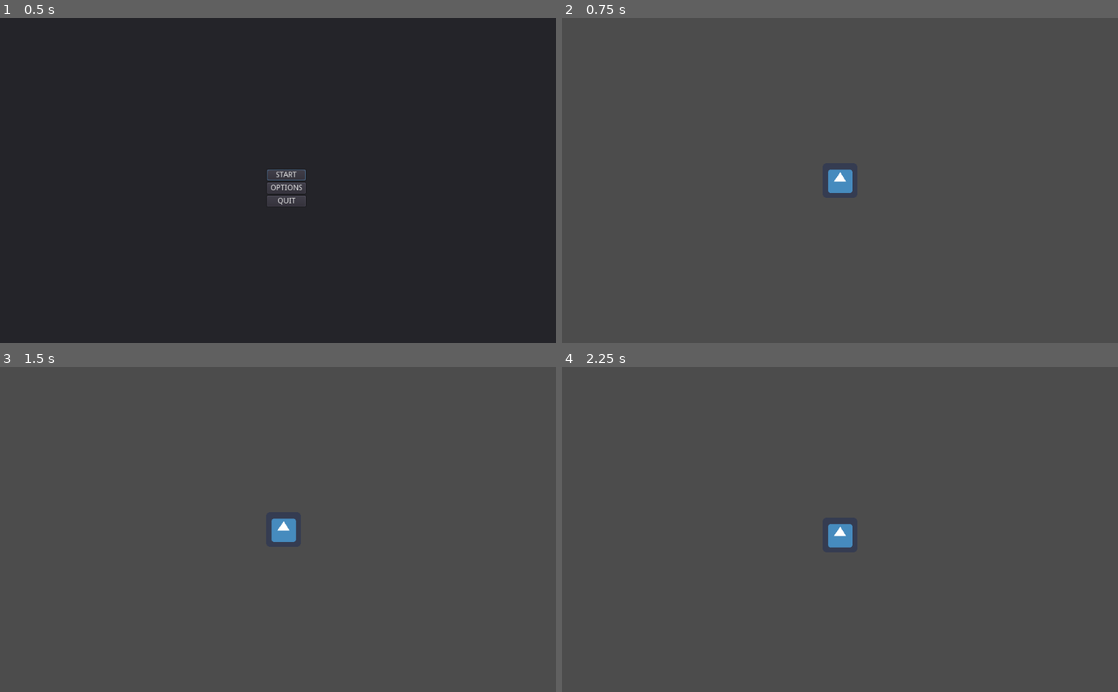
Above: before the commit, frames 1-4 (two rows, left to right).
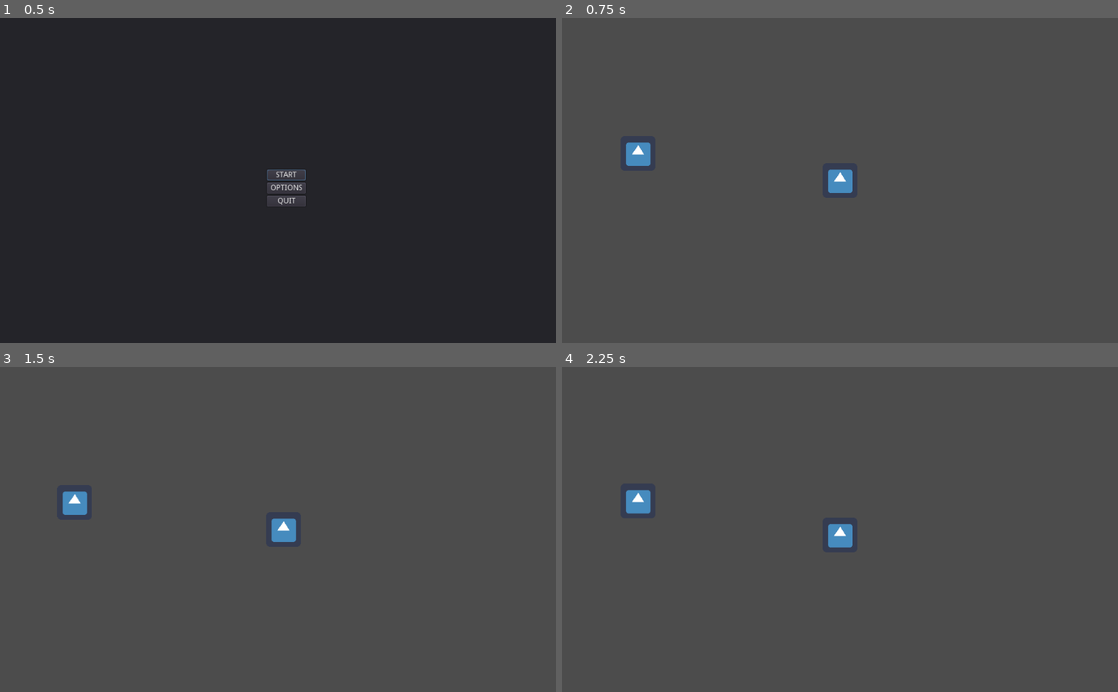
Above: after the commit, the same moments.

Repository: Collins-Simon/ChairKnight
Game: Godot game, scene res://Scenes/Menu/MenuSystem.tscn
Two runs of this game, one before a commit and one after it. Both use one fixed random seed, a clock stepped at 60 frames per second and the inputs below. The engine's default icon, where the game draws it, is replaced by a stand-in: a white triangle on a blue panel in a dark square.
Inputs (mouse positions are in pixels of both pictures, inside the frame that each line leads up to):
- Up to frame 1 (0.5 s): no input
- Up to frame 2 (0.75 s): click "START" at 0.5 s
- Up to frame 3 (1.5 s): tap Enter at 1.25 s; move the mouse to (278, 529) at 1.27 s; hold Right (ui_right) from 1.28 s (still down); tap R at 1.35 s; click (278, 529) at 1.42 s
- Up to frame 4 (2.25 s): tap Space at 1.52 s; move the mouse to (728, 545) at 2.02 s; release Right (ui_right) at 2.03 s; hold Down (ui_down) from 2.03 s (still down); tap R at 2.1 s

Frame 1 is identical in both runs. In frame 2, 0.3% of the frame differs, in the area x 11-16%, y 38-46%; in frame 3, 0.3%; in frame 4, 0.3%.

Commit message:
#16, Make GrappleTarget.gd inheritable and make GrappleArea.tscn a composition component
This lets any physics body scene easily become a grapple target. I also created a Pillar scene to demonstrate this.

Diff:
--- a/Chair Knight/Scenes/Characters/Player.tscn
+++ b/Chair Knight/Scenes/Characters/Player.tscn
@@ -2,7 +2,6 @@
 
 [ext_resource path="res://Scenes/Characters/Player.gd" type="Script" id=1]
 [ext_resource path="res://Assets/Images/icon.png" type="Texture" id=2]
-
 
 [sub_resource type="CircleShape2D" id=1]
 radius = 30.0
--- /dev/null
+++ b/Chair Knight/Scenes/Environment/Pillar.gd
@@ -0,0 +1,2 @@
+extends GrappleTarget
+class_name Pillar
--- /dev/null
+++ b/Chair Knight/Scenes/Environment/Pillar.tscn
@@ -0,0 +1,20 @@
+[gd_scene load_steps=5 format=2]
+
+[ext_resource path="res://Scenes/Environment/Pillar.gd" type="Script" id=1]
+[ext_resource path="res://Scenes/Equipment/GrappleArea.tscn" type="PackedScene" id=2]
+[ext_resource path="res://Assets/Images/icon.png" type="Texture" id=3]
+
+[sub_resource type="CircleShape2D" id=1]
+
+[node name="Pillar" type="StaticBody2D"]
+script = ExtResource( 1 )
+
+[node name="GrappleArea" parent="." instance=ExtResource( 2 )]
+
+[node name="CollisionShape2D" type="CollisionShape2D" parent="."]
+shape = SubResource( 1 )
+
+[node name="Sprite" type="Sprite" parent="."]
+texture = ExtResource( 3 )
+
+[connection signal="input_event" from="GrappleArea" to="." method="_on_GrappleArea_input_event"]
--- /dev/null
+++ b/Chair Knight/Scenes/Equipment/GrappleArea.tscn
@@ -0,0 +1,9 @@
+[gd_scene load_steps=2 format=2]
+
+[sub_resource type="CircleShape2D" id=2]
+radius = 50.0
+
+[node name="GrappleArea" type="Area2D"]
+
+[node name="CollisionShape2D" type="CollisionShape2D" parent="."]
+shape = SubResource( 2 )
--- a/Chair Knight/Scenes/Equipment/GrappleTarget.gd
+++ b/Chair Knight/Scenes/Equipment/GrappleTarget.gd
@@ -1,4 +1,5 @@
 extends PhysicsBody2D
+class_name GrappleTarget
 
 
 signal clicked(target)
--- a/Chair Knight/Scenes/Equipment/GrappleTarget.tscn
+++ /dev/null
@@ -1,32 +0,0 @@
-[gd_scene load_steps=5 format=2]
-
-[ext_resource path="res://Scenes/Equipment/GrappleTarget.gd" type="Script" id=1]
-[ext_resource path="res://Assets/Images/icon.png" type="Texture" id=2]
-
-
-[sub_resource type="CircleShape2D" id=1]
-radius = 15.0
-
-[sub_resource type="CircleShape2D" id=2]
-radius = 50.0
-
-[node name="GrappleTarget" type="RigidBody2D"]
-input_pickable = true
-mode = 2
-mass = 2.0
-linear_damp = 1.0
-script = ExtResource( 1 )
-
-[node name="Sprite" type="Sprite" parent="."]
-scale = Vector2( 0.5, 0.5 )
-texture = ExtResource( 2 )
-
-[node name="CollisionShape2D" type="CollisionShape2D" parent="."]
-shape = SubResource( 1 )
-
-[node name="GrappleArea" type="Area2D" parent="."]
-
-[node name="CollisionShape2D" type="CollisionShape2D" parent="GrappleArea"]
-shape = SubResource( 2 )
-
-[connection signal="input_event" from="GrappleArea" to="." method="_on_GrappleArea_input_event"]
--- a/Chair Knight/Scenes/Game.gd
+++ b/Chair Knight/Scenes/Game.gd
@@ -3,11 +3,18 @@
 
 var rope_scene = preload("res://Scenes/Equipment/Rope.tscn")
 var peg_scene = preload("res://Scenes/Equipment/Peg.tscn")
+var pillar_scene = preload("res://Scenes/Environment/Pillar.tscn")
 
 onready var player = $"%Player"
 onready var entities = $"%Entities"
 onready var ropes = $"%Ropes"
 onready var grapple_rope: Rope = null;
+
+
+func _ready() -> void:
+	var pillar: Pillar = pillar_scene.instance()
+	pillar.connect("clicked", self, "_on_GrappleTarget_clicked")
+	entities.add_child(pillar)
 
 
 func _on_GrappleTarget_clicked(target):
--- a/Chair Knight/Scenes/Game.tscn
+++ b/Chair Knight/Scenes/Game.tscn
@@ -15,7 +15,6 @@
 [node name="Player" parent="World/Entities" instance=ExtResource( 1 )]
 unique_name_in_owner = true
 position = Vector2( 372, 50 )
-z_index = 1
 __meta__ = {
 "_edit_group_": true
 }
--- a/Chair Knight/project.godot
+++ b/Chair Knight/project.godot
@@ -9,10 +9,20 @@
 config_version=4
 
 _global_script_classes=[ {
+"base": "PhysicsBody2D",
+"class": "GrappleTarget",
+"language": "GDScript",
+"path": "res://Scenes/Equipment/GrappleTarget.gd"
+}, {
 "base": "Control",
 "class": "MenuSystem",
 "language": "GDScript",
 "path": "res://Scenes/Menu/MenuSystem.gd"
+}, {
+"base": "GrappleTarget",
+"class": "Pillar",
+"language": "GDScript",
+"path": "res://Scenes/Environment/Pillar.gd"
 }, {
 "base": "RigidBody2D",
 "class": "Player",
@@ -30,7 +40,9 @@
 "path": "res://Scenes/Menu/SubMenu.gd"
 } ]
 _global_script_class_icons={
+"GrappleTarget": "",
 "MenuSystem": "",
+"Pillar": "",
 "Player": "",
 "Rope": "",
 "SubMenu": ""
